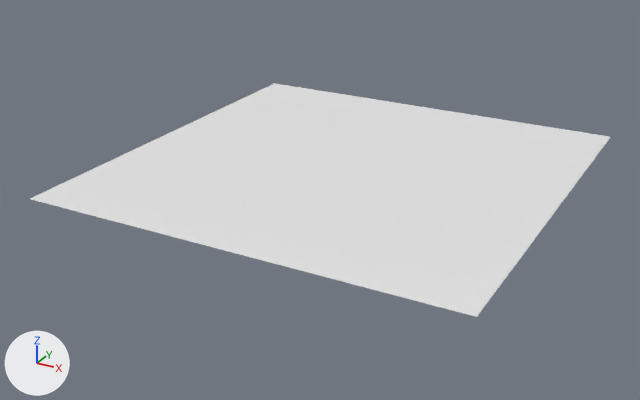
One commit to the glTF model Resources/jordi/moon_floor.glb: the scene before it, then after it.
One viewpoint serves both versions: a 50 mm lens placed at (1760.0, -3444.0, 1516.0), pointed at (-72.0, -114.0, -149.0). Lighting does not change. The marker at lower left points along +X, +Y and +Z. The picture after the commit comes second.

Script lines for the objects in view, before the commit:
```python
me_plane = bpy.data.meshes.new('Plane')
me_plane.from_pydata([(-1.0, -1.0, 0.0), (1.0, -1.0, 0.0), (-1.0, 1.0, 0.0), (1.0, 1.0, 0.0)], [], [(0, 1, 3), (0, 3, 2)])
ob_plane = bpy.data.objects.new('Plane', me_plane)
ob_plane.location = (0.0, 0.0, 0.0)
ob_plane.scale = (1000.0, 1000.0, 1000.0)
```
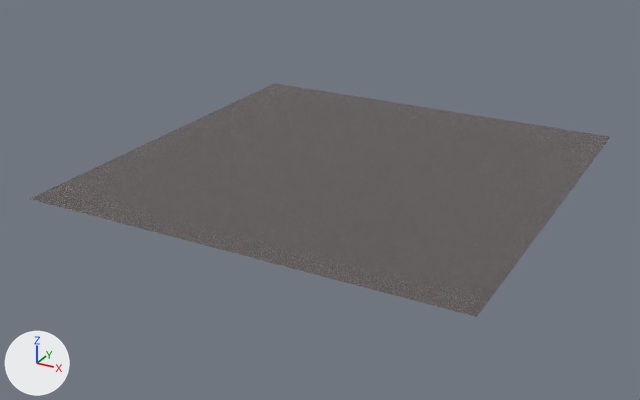
Edits to the bpy script that builds the scene:
```text
Add img_rock:
    img_rock = load_image('rock', '_unpacked/rock', 184, 182, 'sRGB')
Add mat_material:
    mat_material = principled_material('Material')
    mat_material.texture = img_rock
Change me_plane:
    used by ob_plane; location = (0.0, 0.0, 0.0); scale = (1000.0, 1000.0, 1000.0)
    remove me_plane.from_pydata(...)  # 4 vertices, 2 faces; spans x -1.0..1.0, y -1.0..1.0, z 0.0
    add me_plane.from_pydata(...)  # 4225 vertices, 8192 faces; spans x -1000.0..1000.0, y -1000.0..1000.0, z 0.0
    me_plane part 1: 4 vertices removed from x -1.0..1.0, y -1.0..1.0, z 0.0; 4225 vertices added at x -1000.0..1000.0, y -1000.0..1000.0, z 0.0
    add me_plane.materials.append(mat_material)  # picture img_rock
Change ob_plane:
    ob_plane.scale: (1000.0, 1000.0, 1000.0) -> (1.0, 1.0, 1.0)
```

Pixel boxes [x1, y1, x2, y2] of what changed, in the pictures (640 x 400 px):
'Plane', rescaled, recoloured (white to grey): [30, 83, 610, 317] in both
